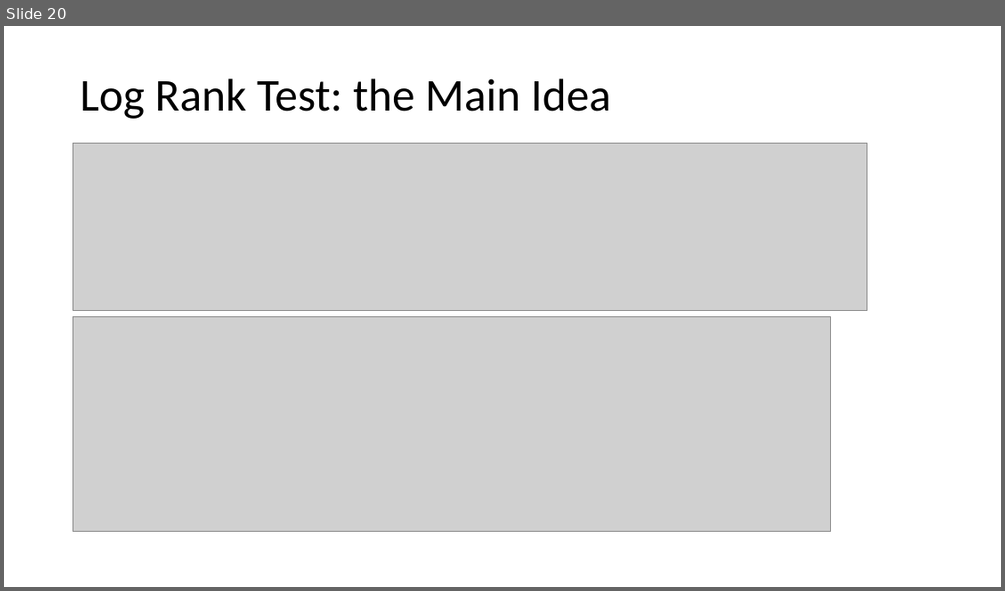
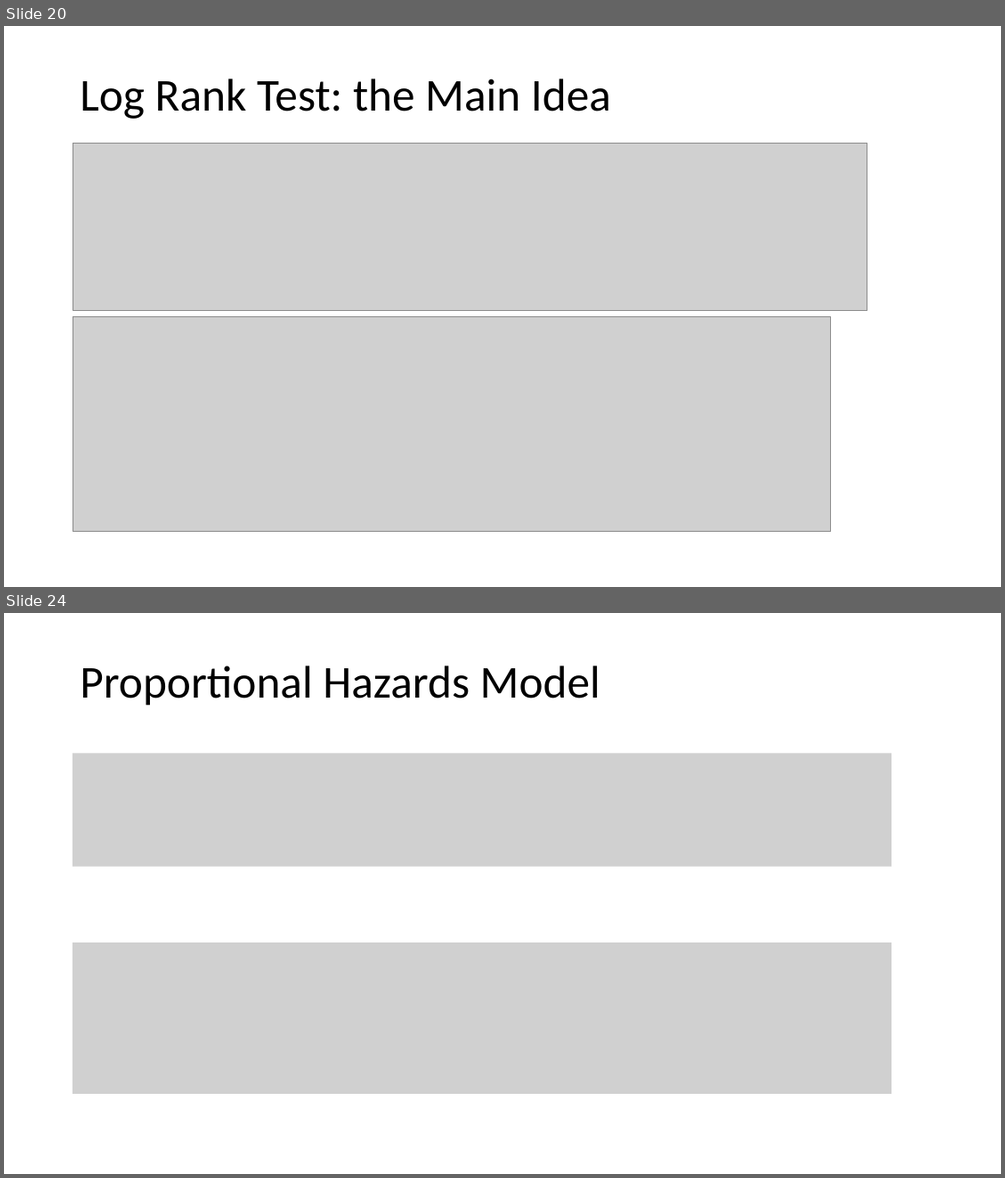
Before and after one commit to tianzheng4/tianzheng4.github.io, a slide deck: _umkc-teaching/slides/Lecture14.pptx. Shown one above the other, each under a label of ours: slide 20 before the commit, slides 20 and 24 after it; the slides between them are not shown. The pictures are 1005x591 and 1005x1178 pixels, drawn with LibreOffice and Linux fonts; fonts in the diff are those of the drawing; grey boxes stand for pictures. Boxes give left, top, right and bottom in pixels: in the first picture for what was removed or moved away, otherwise in the second. Text is boxed around its words. In the diff, an @@ line names an element or a change of style, - is before the commit and + after.

```diff
--- a/_umkc-teaching/slides/Lecture14.pptx
+++ b/_umkc-teaching/slides/Lecture14.pptx
@@ slide 24 added at (x1=4, y1=613, x2=1001, y2=1174), background #FFFFFF @@
@@ title added at (x1=80, y1=666, x2=600, y2=706), 44 pt, text #000000 @@
+Proportional Hazards Model
@@ picture added at (x1=73, y1=753, x2=891, y2=866) @@
@@ picture added at (x1=73, y1=943, x2=891, y2=1094) @@
```
Also in this commit, not shown: 6 other slides added, 3 other files.
